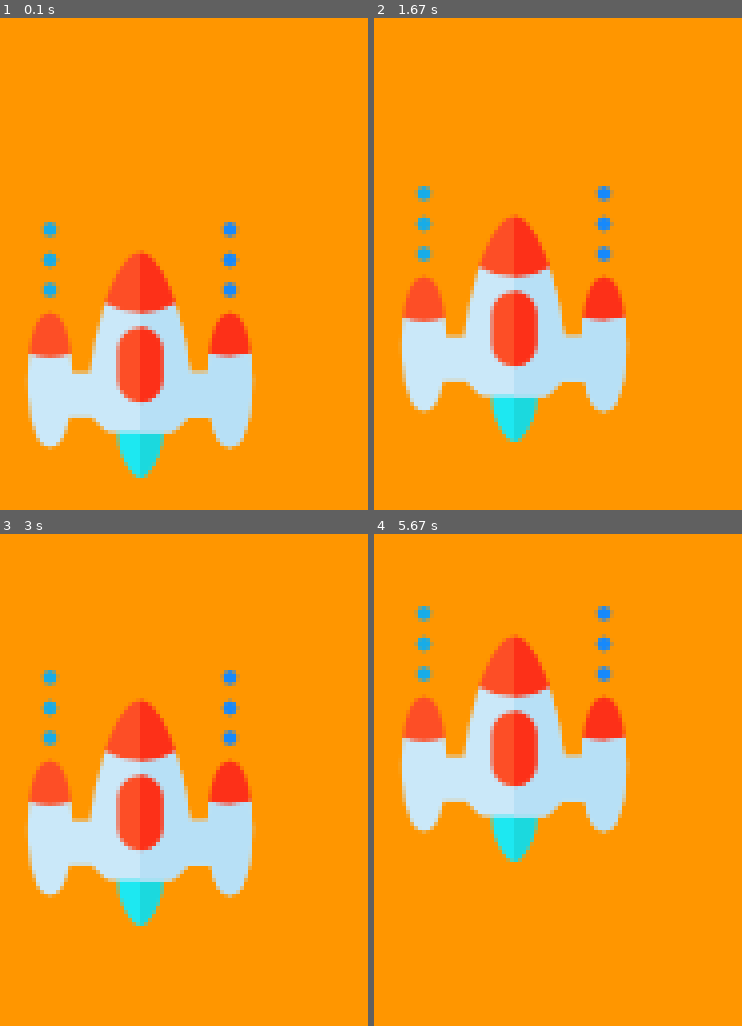
Above: before the commit, frames 1-4 (two rows, left to right).
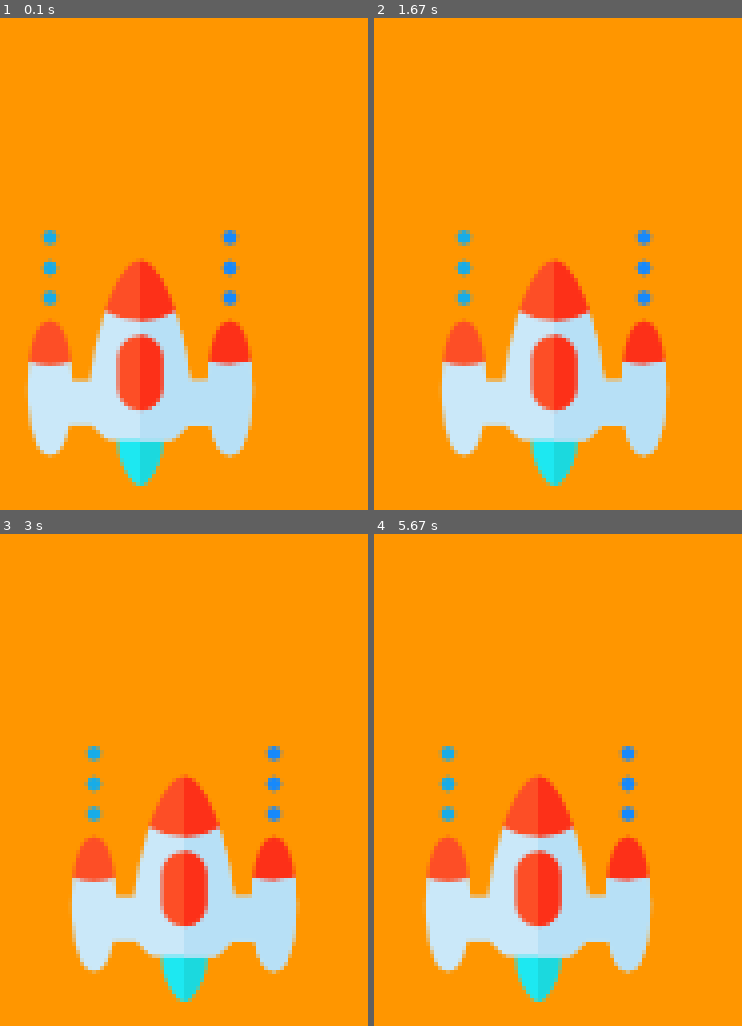
Above: after the commit, the same moments.

Repository: leafarJS/pygame_python
Game: pygame game, started from main.py
Two runs of this game, one before a commit and one after it. Both use one fixed random seed, a clock stepped at 60 frames per second and the inputs below.
Inputs:
- Up to frame 1 (0.1 s): no input
- Up to frame 2 (1.67 s): hold Right 0.33-0.8 s; hold Right 0.83-1.3 s; hold Left from 1.33 s (still down)
- Up to frame 3 (3 s): release Left at 1.87 s; hold Left 1.9-2.3 s; hold Right 2.33-2.97 s
- Up to frame 4 (5.67 s): hold Left 3-3.47 s; hold Right 3.5-3.97 s; hold Right 4-4.47 s; hold Left 4.5-5.03 s; hold Left 5.07-5.47 s; hold Right from 5.5 s (still down)

The runs differ from the first frame. In frame 1, 6.2% of the frame differs, in the area x 6-70%, y 41-96%; in frame 2, 23%; in frame 3, 26%; in frame 4, 31%, in the area x 6-77%, y 14-96%.

Commit message:
commit keystroke pressed left right

Diff:
--- a/main.py
+++ b/main.py
@@ -13,8 +13,10 @@
 #player
 player_img  = pg.image.load('./img/player.png')
 
-player_x = 370
-player_y = 500
+player_x:float = 370.0
+player_y:float = 500.0
+
+player_x_change:float = 0.0
 
 def player(x, y):
   #Adding Images into Our Space Invader Game
@@ -28,12 +30,26 @@
 
   screen.fill((255,150,0))
 
-  #Movement Mechanics in Game Development
-  player_y -= 0.1
-
   for i in pg.event.get():
     if i.type == pg.QUIT:
       running = False
 
+  #Movement Mechanics in Game Development
+  # if keystroke is pressed check whether its right or left
+    if i.type == pg.KEYDOWN:
+      print("anything keystroke")
+      if i.key == pg.K_LEFT:
+        print('arrow left is pressed')
+        player_x_change = -0.3
+      if i.key == pg.K_RIGHT:
+        print('arrow right is pressed')
+        player_x_change = 0.3
+    if i.type == pg.KEYUP:
+      if i.key == pg.K_LEFT or i.key == pg.K_RIGHT:
+        print("keystroke has benn released")
+        player_x_change = 0.0
+
+  player_x += player_x_change
+
   player(player_x, player_y)
   pg.display.update()
